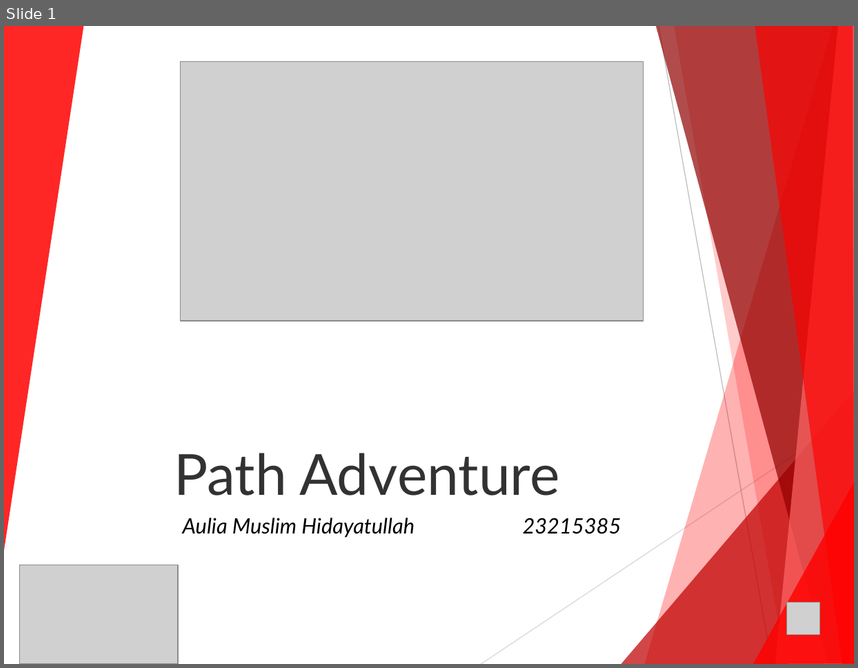
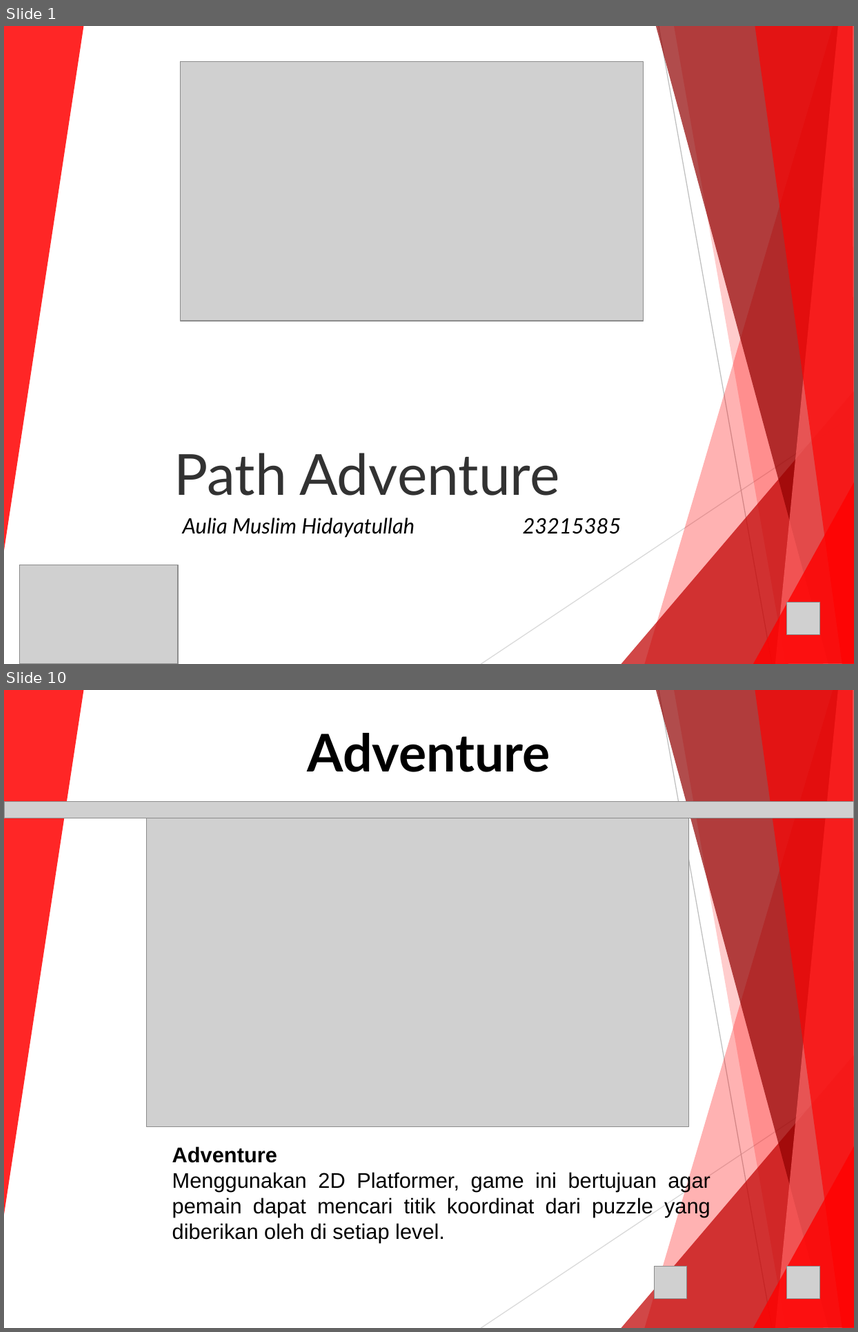
Before and after one commit to lskk/Pathfinding_Adventures, a slide deck: 23215385-PathAdventure-Document/Pathfinding Adventure - 23215385.ppt. Shown one above the other, each under a label of ours: slide 1 before the commit, slides 1 and 10 after it; the slides between them are not shown. The pictures are 858x668 and 858x1332 pixels, drawn with LibreOffice and Linux fonts; fonts in the diff are those of the drawing; grey boxes stand for pictures; background and template pictures are left out. Boxes give left, top, right and bottom in pixels: in the first picture for what was removed or moved away, otherwise in the second. Text is boxed around its words. In the diff, an @@ line names an element or a change of style, - is before the commit and + after.

Commit message:
Path Adventure - Coordinat & Running - Project Updates

```diff
--- a/23215385-PathAdventure-Document/Pathfinding Adventure - 23215385.ppt
+++ b/23215385-PathAdventure-Document/Pathfinding Adventure - 23215385.ppt
@@ slide 10 added at [4,690,854,1328], background picture (left out); not listed: 10 template elements that a slide beside it also shows @@
@@ title added at [308,733,551,772], 44 pt, text #000000, bold @@
+Adventure
@@ picture added at [4,801,854,818] @@
@@ picture added at [147,818,689,1126] @@
@@ text added at [172,1146,711,1242], 18 pt, text #000000 @@
+Adventure
+Menggunakan 2D Platformer, game ini bertujuan agar pemain dapat mencari titik koordinat dari puzzle yang diberikan oleh di setiap level.
@@ picture added at [654,1265,688,1299] @@
@@ picture added at [787,1265,820,1299] @@
```
Also in this commit, not shown: 7 slides changed, 13 other slides added, 7 other files.
